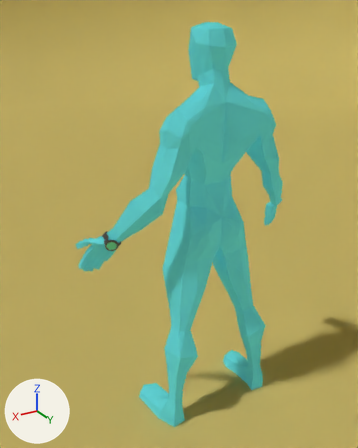
An edit to the Blender file promo/poses/posing_animations.blend, drawn before and after from the same camera.
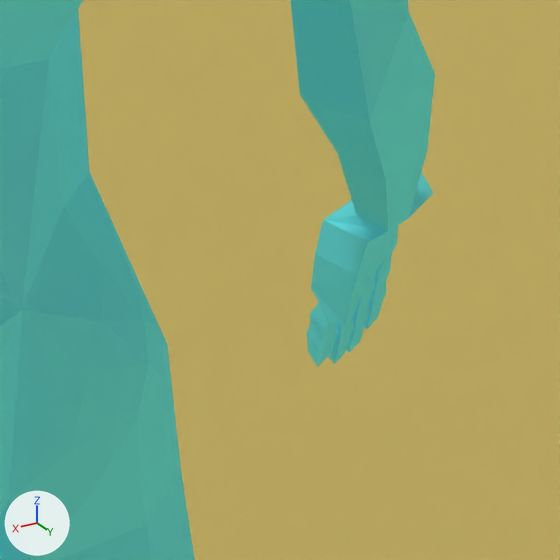
The first picture shows the older version from a 50 mm camera at (1.14, 1.56, 1.78) aimed at (0.1, -0.19, 0.9). The close-ups show the older and then the newer version on the part from 61% to 84% of the width and 38% to 57% of the height of that picture. Only the edits that show in the close-ups are written down. The axes (+X, +Y, +Z) are drawn at lower left. The lights are the same throughout.

The first close-up shows 'Set_Cyclorama', 'V5_Posing_Base_Body'.
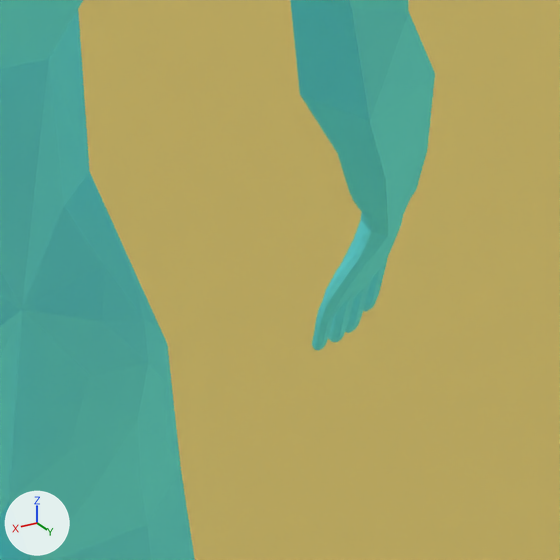
Changed parts and their boxes [x1, y1, x2, y2] in the close-ups (560 x 560 px):
part 1 of me_v5_body_001, cut back: before [306, 152, 433, 366]; after [312, 151, 427, 351]

The change, as a diff of the scene's bpy script:
```diff
--- a/promo/poses/posing_animations.blend.py
+++ b/promo/poses/posing_animations.blend.py
@@ me_v5_body_001 @@
 # used by ob_v5_posing_base_body; location = (0.0, 0.0, 0.0)
-me_v5_body_001.from_pydata(...)  # 893 vertices, 1782 faces; spans x -0.55..0.55, y -0.28..0.06, z 0.0..1.74
+me_v5_body_001.from_pydata(...)  # 1401 vertices, 1964 faces; spans x -0.55..0.55, y -0.28..0.06, z 0.0..1.74
+# me_v5_body_001 part 1: 27 vertices moved from x -0.55..-0.45, y -0.28..-0.22, z 0.75..0.89 to x -0.55..-0.45, y -0.28..-0.22, z 0.76..0.89; 135 vertices removed from x -0.55..-0.41, y -0.28..-0.14, z 0.74..0.94; 389 vertices added at x -0.55..-0.39, y -0.28..-0.11, z 0.76..0.97
+# other edits to the shape of me_v5_body_001 do not show in these pictures
 me_v5_body_001.materials.append(mat_v5_posing_base_viewerbody)
```
